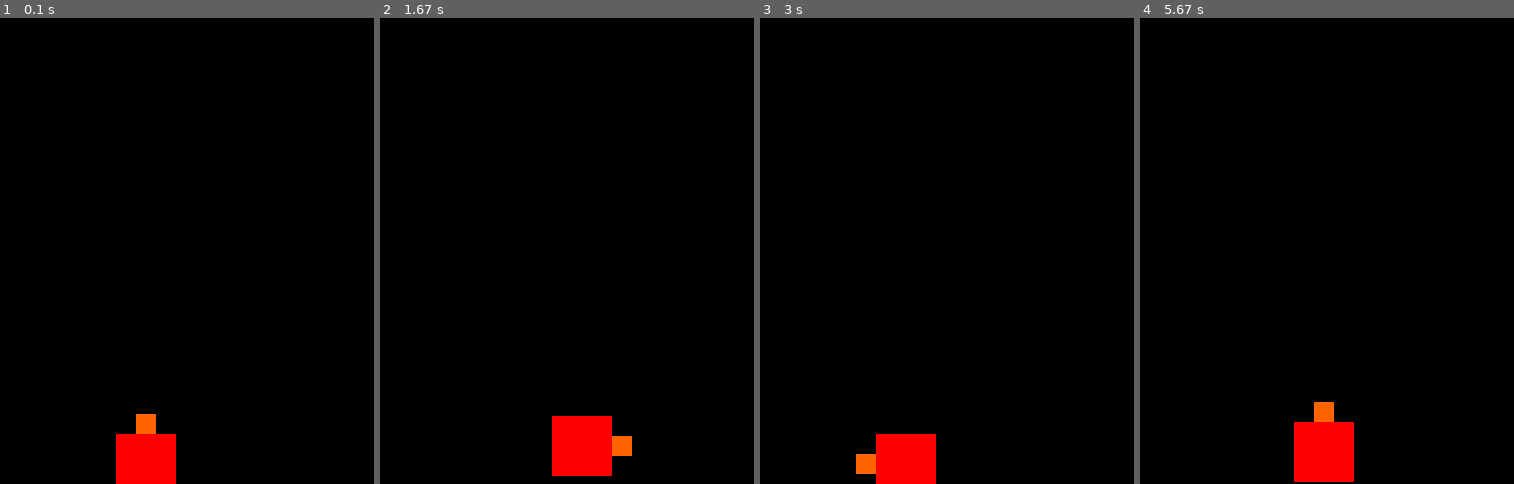
Above: before the commit, frames 1-4 (left to right).
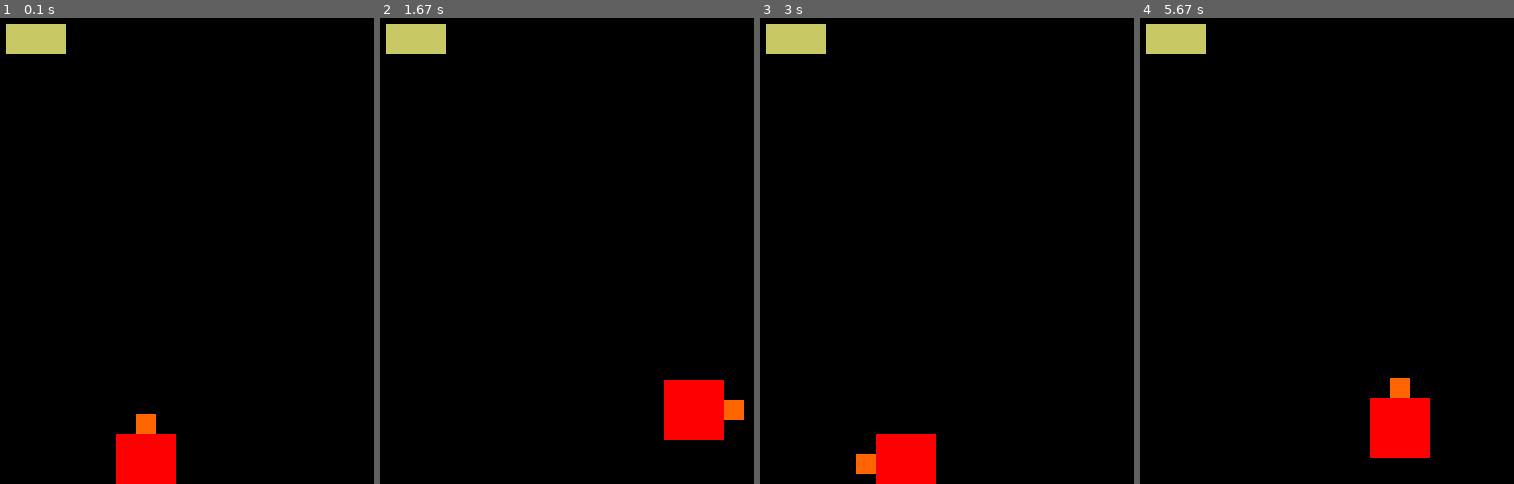
Above: after the commit, the same moments.

Repository: midi-chlorians8/Tanchik_PyGame
Game: pygame game, started from main.py
The game is run twice, just before and just after one commit, with the same random seed, the same clock (stepped at 60 frames per second) and the same inputs.
Inputs:
- Up to frame 1 (0.1 s): no input
- Up to frame 2 (1.67 s): hold Right 0.33-0.8 s; hold Up 0.83-1.13 s; hold Right 1.17-1.63 s
- Up to frame 3 (3 s): hold Left 1.67-2.2 s; hold Down 2.23-2.53 s; hold Left 2.57-2.97 s
- Up to frame 4 (5.67 s): hold Up 3-3.37 s; hold Right 3.4-4.03 s; hold Down 4.07-4.43 s; hold Left 4.47-4.93 s; hold Right 4.97-5.43 s; hold Up from 5.47 s (still down)

The runs differ from the first frame. In frame 1, 1.0% of the frame differs, in the area x 1-18%, y 1-8%; in frame 2, 5.6%, in the area x 1-98%, y 1-99%; in frame 3, 1.0%; in frame 4, 5.6%.

Commit message:
added wall in tank class

Diff:
--- a/main.py
+++ b/main.py
@@ -6,6 +6,19 @@
 screen = pygame.display.set_mode((640,480))
 clock = pygame.time.Clock()
 
+class Wall:
+    def __init__(self, start_pos_x, start_pos_y, count, dir):
+        self.x = start_pos_x
+        self.y = start_pos_y
+        self.count = count
+        self.dir = dir
+
+    def draw(self):
+        # Object Wall
+        color_wall = (200, 200, 100)  # Color body tank
+        pygame.draw.rect(screen, color_wall, pygame.Rect(30 + self.x, 30 + self.y, 60, 30))
+
+wall = Wall(0,0,2,"hor")
 
 class MyTank:
     def __init__(self, start_pos_x, start_pos_y):
@@ -17,13 +30,17 @@
         self.right = False
         self.left = False
 
+        self.stop = False
     def input_keys(self):
-        speed = 1  # speed move
+
+        speed = 3  # speed move
         # print("Hello my name is " + self.name)
         keys = pygame.key.get_pressed()
+
         if keys[pygame.K_LEFT]:
             self.x -= speed
-
+            if self.x < 0:
+                self.x = 0
             self.right = False
             self.left = True
             self.up = False
@@ -38,7 +55,11 @@
             self.down = False
 
         if keys[pygame.K_UP]:
-            self.y -= speed
+            if self.stop == False:
+                self.y -= speed
+
+            if self.y < 0:
+                self.y = 0
 
             self.up = True
             self.down = False
@@ -55,22 +76,36 @@
         print(f"Tank coord x= {self.x} y= {self.y}")
         # return up,down,right,left
 
+
+
     def draw(self):
         # Object Tank
         color = (255, 0, 0)  # Color body tank
-        pygame.draw.rect(screen, color, pygame.Rect(30 + self.x, 30 + self.y, 60, 60))
+        tannchik_body = pygame.draw.rect(screen, color, pygame.Rect(30 + self.x, 30 + self.y, 60, 60))
+
+
+
         color = (255, 100, 0)  # Color weapon
         if self.up:
-            pygame.draw.rect(screen, color, pygame.Rect(50+self.x, 10+self.y, 20, 20))
+            tannchik_weapon = pygame.draw.rect(screen, color, pygame.Rect(50+self.x, 10+self.y, 20, 20))
         if self.down:
-            pygame.draw.rect(screen, color, pygame.Rect(50+self.x, 90 + self.y, 20, 20))
+            tannchik_weapon = pygame.draw.rect(screen, color, pygame.Rect(50+self.x, 90 + self.y, 20, 20))
         if self.right:
-            pygame.draw.rect(screen, color, pygame.Rect(90 + self.x, 50 + self.y, 20, 20))
+            tannchik_weapon = pygame.draw.rect(screen, color, pygame.Rect(90 + self.x, 50 + self.y, 20, 20))
         if self.left:
-            pygame.draw.rect(screen, color, pygame.Rect(10 + self.x, 50 + self.y, 20, 20))
+            tannchik_weapon = pygame.draw.rect(screen, color, pygame.Rect(10 + self.x, 50 + self.y, 20, 20))
+
+        color_wall = (200, 200, 100)  # Color body tank
+        wal1 = pygame.draw.rect(screen, color_wall, pygame.Rect(0 + 20, 0 + 20, 60, 30))
+        if tannchik_weapon.colliderect(wal1):  # сюда над завести стену
+            print("tank+wall")
+            self.stop = True
+        else:
+            self.stop = False
 
 
-tank = MyTank(100, 400)
+
+tank = MyTank(start_pos_x = 100, start_pos_y = 400)
 
 while True:
     # Process player inputs.
@@ -79,14 +114,9 @@
             pygame.quit()
             raise SystemExit
 
-    # Do logical updates here.
-    # ...
-    # Render the graphics here.
-    # ...
-
-
     screen.fill("black")  # Fill the display with a solid color
 
+#    wall.draw()
 
     tank.input_keys()
     tank.draw()
